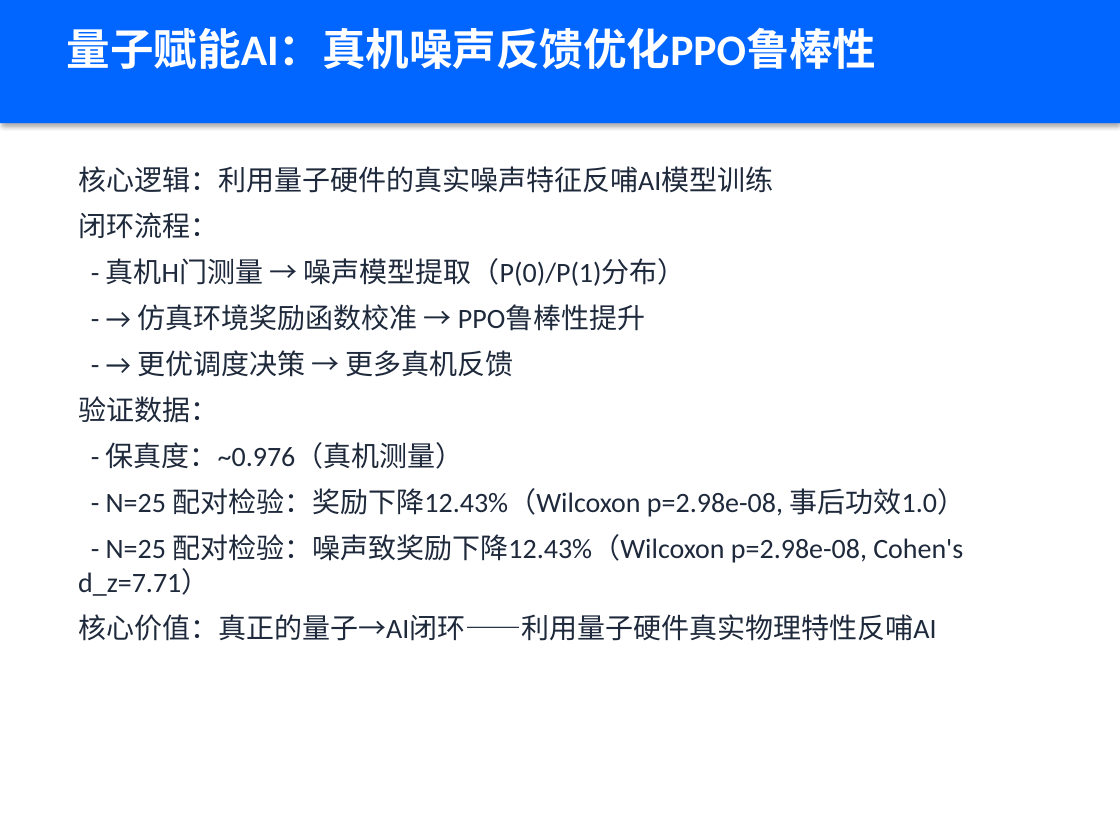
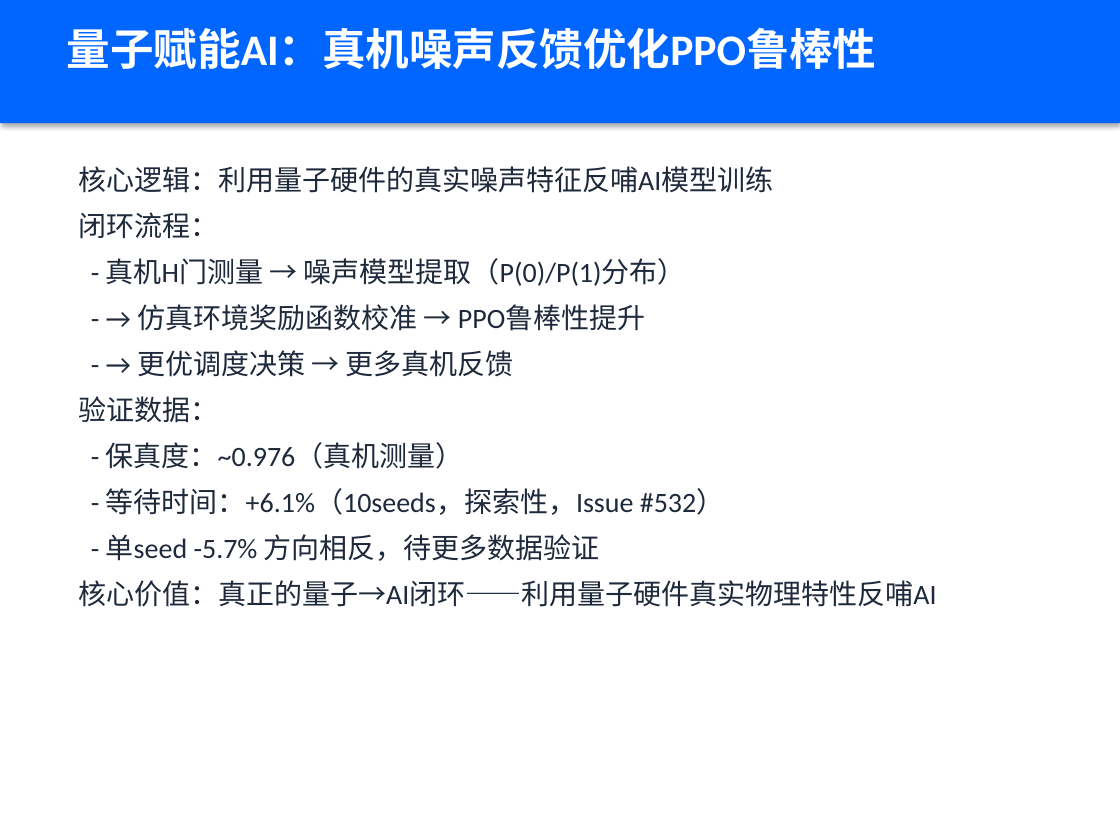
Before and after one commit to xiabai2008/quantum-rl-scheduler, a slide deck: slide 8 of deliverable_models/答辩PPT.pptx. Drawn at 1120x840 pixels with LibreOffice and Linux fonts; fonts in the diff are those of the drawing. Boxes give left, top, right and bottom in pixels: in the first picture for what was removed or moved away, otherwise in the second. Text is boxed around its words. In the diff, an @@ line names an element or a change of style, - is before the commit and + after.

```diff
--- a/deliverable_models/答辩PPT.pptx
+++ b/deliverable_models/答辩PPT.pptx
@@ text at bbox=[106, 488, 725, 561]: text changed @@
-- N=25 配对检验：奖励下降12.43%（Wilcoxon p=2.98e-08, 事后功效1.0）
-- N=25 配对检验：噪声致奖励下降12.43%（Wilcoxon p=2.98e-08, Cohen's d_z=7.71）
+- 等待时间：+6.1%（10seeds，探索性，Issue #532）
+- 单seed -5.7% 方向相反，待更多数据验证
```
Also in this commit, not shown: 7 other slides changed, 1 slide removed, 2 other files.
